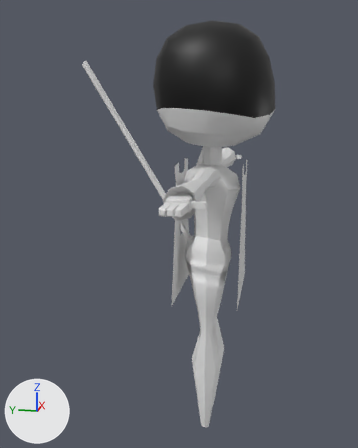
The Blender file 06.06.2025_Nurse_Drones.blend: old version first, new version second.
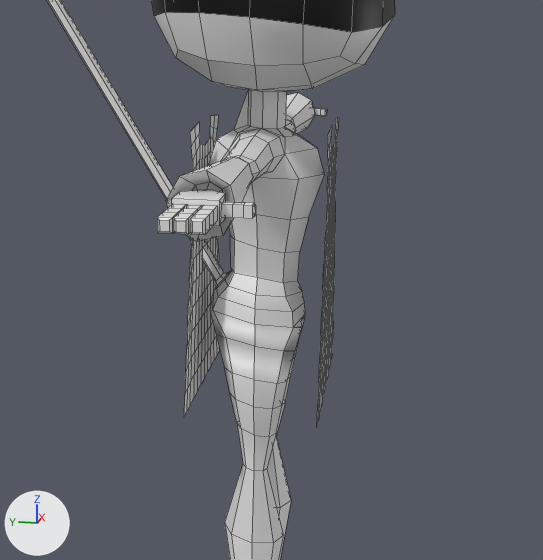
There are two pictures of each version: one whole from a 50 mm lens placed at (-6.19, -0.81, 4.33), pointed at (0.04, 0.43, 2.78), one close up on the part from 23% to 97% of the width and 23% to 84% of the height. The axes (+X, +Y, +Z) are drawn at lower left. The lights are the same throughout. The close-ups show mesh edges as thin lines.

Objects in the first close-up: 'Body', 'Плоскость'.
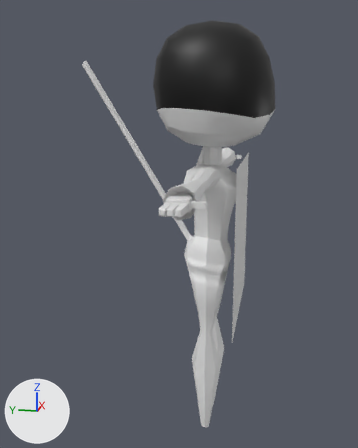
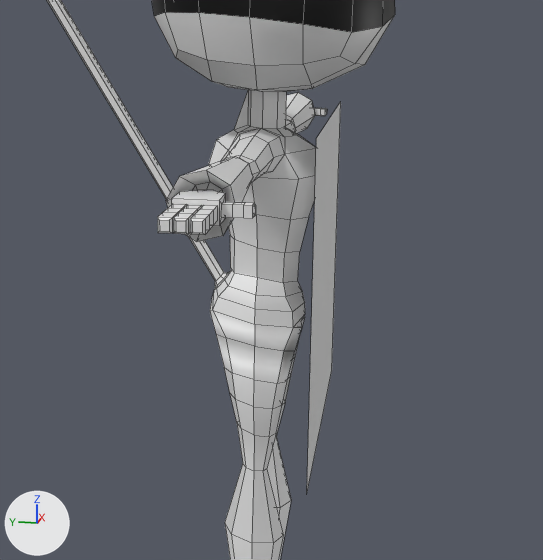
Location of each change, (x1, y1, x2, y2) in pixels of the close-ups (543 x 560 px):
'Плоскость', reshaped, moved, rescaled, modifiers changed (78% narrower, 25% taller)
    before: (184, 115, 339, 424)
    after: (307, 102, 341, 490)
part 1 of me_плоскость, cut back
    before: (184, 115, 339, 424)
    after: (307, 102, 341, 490)

The change, as a list of edits to the scene's bpy script:
```text
Change me_плоскость:
    used by ob_плоскость; location = (0.0, -0.408, 2.982); rotation_euler = (1.571, 0.0, 0.0), in degrees (90, 0, 0); scale = (0.593, 0.593, 0.593)
    remove me_плоскость.from_pydata(...)  # 187 vertices, 135 faces, 18 loose edges; spans x 0.0..1.1, y -1.83..1.08, z -1.34..0.0
    add me_плоскость.from_pydata(...)  # 4 vertices, 1 face; spans x -1.0..1.0, y -1.0..1.0, z 0.0
    me_плоскость part 1: the whole mesh is rebuilt
    me_плоскость part 2: the surface is now shaded flat
Change ob_плоскость:
    ob_плоскость.location: (0.0, -0.408, 2.982) -> (0.0, -0.387, 2.646)
    ob_плоскость.scale: (0.593, 0.593, 0.593) -> (1.0, 1.0, 1.0)
    remove _m = ob_плоскость.modifiers.new('Зеркало', 'MIRROR')
    remove _m.use_clip = True
```
